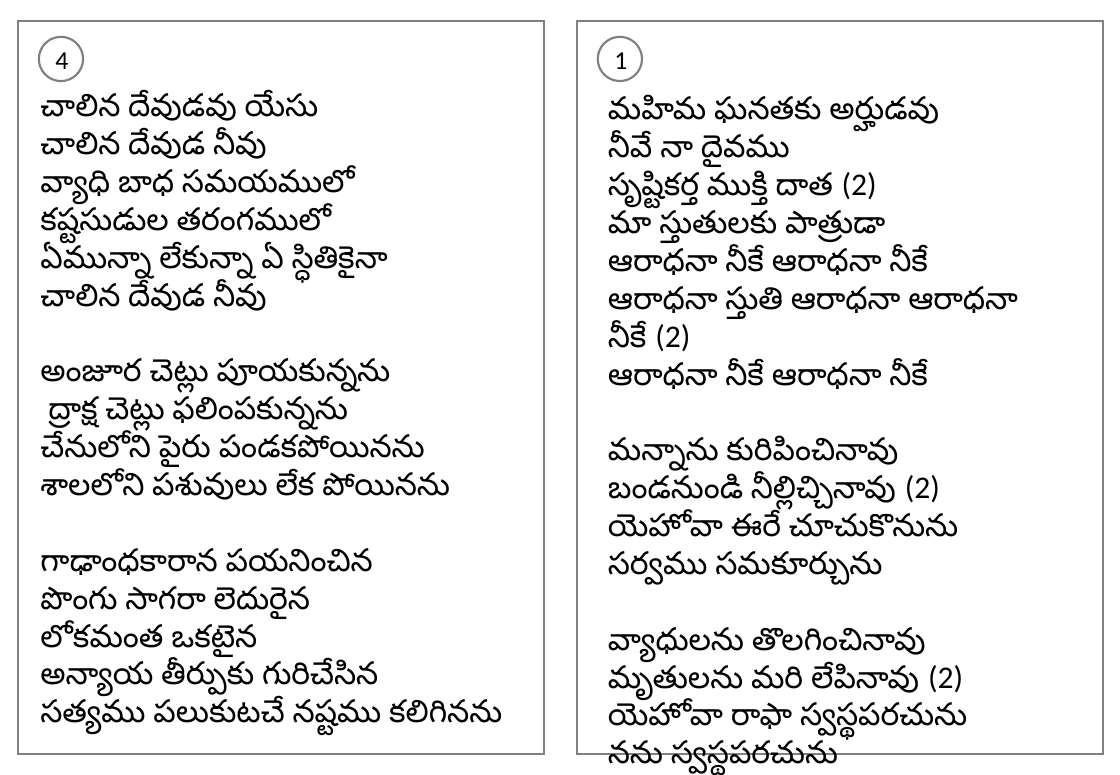
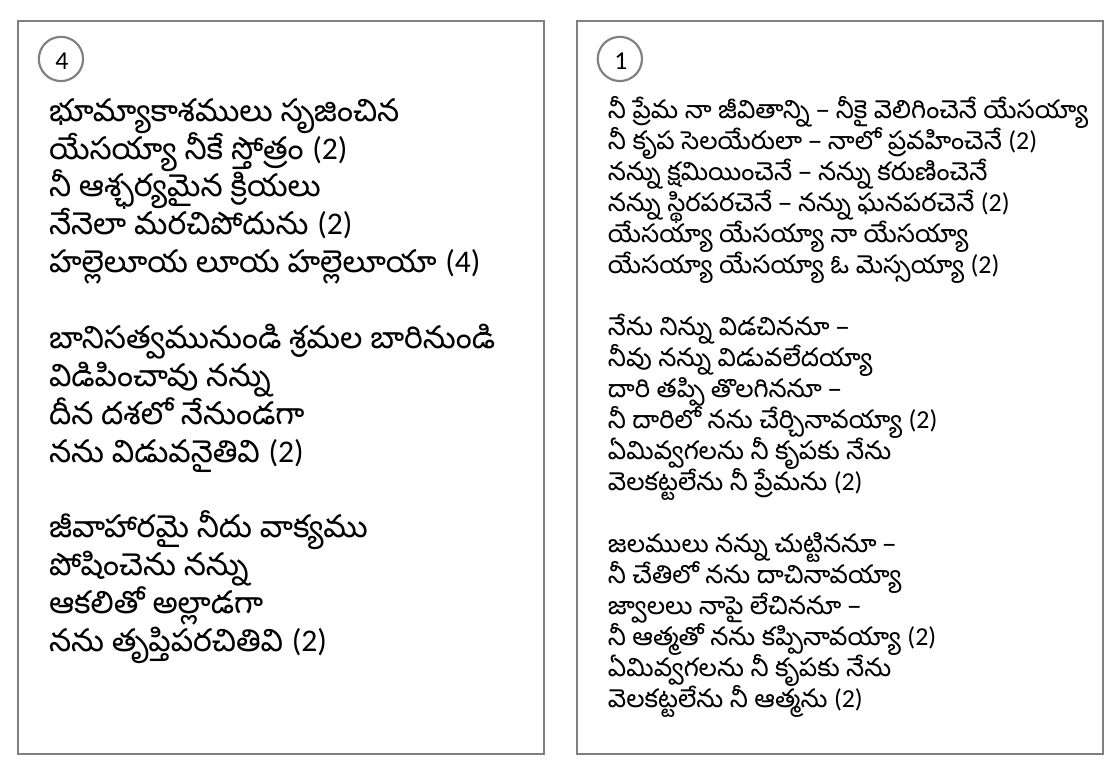
Before and after one commit to venu-webdev/songsDb, a slide deck: slide 1 of songsTemplate.pptx. Drawn at 1120x775 pixels with LibreOffice and Linux fonts; fonts in the diff are those of the drawing. Boxes give left, top, right and bottom in pixels: in the first picture for what was removed or moved away, otherwise in the second. Text is boxed around its words. In the diff, an @@ line names an element or a change of style, - is before the commit and + after.

```diff
--- a/songsTemplate.pptx
+++ b/songsTemplate.pptx
@@ text at (49,98,495,663): text changed @@
-చాలిన దేవుడవు యేసు
-చాలిన దేవుడ నీవు
-వ్యాధి బాధ సమయములో
-కష్టసుడుల తరంగములో
-ఏమున్నా లేకున్నా ఏ స్ధితికైనా
-చాలిన దేవుడ నీవు
-అంజూర చెట్లు పూయకున్నను
-ద్రాక్ష చెట్లు ఫలింపకున్నను
-చేనులోని పైరు పండకపోయినను
-శాలలోని పశువులు లేక పోయినను
-గాఢాంధకారాన పయనించిన
-పొంగు సాగరా లెదురైన
-లోకమంత ఒకటైన
-అన్యాయ తీర్పుకు గురిచేసిన
-సత్యము పలుకుటచే నష్టము కలిగినను
+భూమ్యాకాశములు సృజించిన
+యేసయ్యా నీకే స్తోత్రం (2)
+నీ ఆశ్ఛర్యమైన క్రియలు
+నేనెలా మరచిపోదును (2)
+హల్లెలూయ లూయ హల్లెలూయా (4)
+బానిసత్వమునుండి శ్రమల బారినుండి
+విడిపించావు నన్ను
+దీన దశలో నేనుండగా
+నను విడువనైతివి (2)
+జీవాహారమై నీదు వాక్యము
+పోషించెను నన్ను
+ఆకలితో అల్లాడగా
+నను తృప్తిపరచితివి (2)
@@ text at (608,99,1088,717): text changed; size 22 to 18 pt @@
-మహిమ ఘనతకు అర్హుడవు
-నీవే నా దైవము
-సృష్టికర్త ముక్తి దాత (2)
-మా స్తుతులకు పాత్రుడా
-ఆరాధనా నీకే ఆరాధనా నీకే
-ఆరాధనా స్తుతి ఆరాధనా ఆరాధనా నీకే (2)
-ఆరాధనా నీకే ఆరాధనా నీకే
-మన్నాను కురిపించినావు
-బండనుండి నీల్లిచ్చినావు (2)
-యెహోవా ఈరే చూచుకొనును
-సర్వము సమకూర్చును
-వ్యాధులను తొలగించినావు
-మృతులను మరి లేపినావు (2)
-యెహోవా రాఫా స్వస్థపరచును
-నను స్వస్థపరచును
+నీ ప్రేమ నా జీవితాన్ని – నీకై వెలిగించెనే యేసయ్యా
+నీ కృప సెలయేరులా – నాలో ప్రవహించెనే (2)
+నన్ను క్షమియించెనే – నన్ను కరుణించెనే
+నన్ను స్థిరపరచెనే – నన్ను ఘనపరచెనే (2)
+యేసయ్యా యేసయ్యా నా యేసయ్యా
+యేసయ్యా యేసయ్యా ఓ మెస్సయ్యా (2)
+నేను నిన్ను విడచిననూ –
+నీవు నన్ను విడువలేదయ్యా
+దారి తప్పి తొలగిననూ –
+నీ దారిలో నను చేర్చినావయ్యా (2)
+ఏమివ్వగలను నీ కృపకు నేను
+వెలకట్టలేను నీ ప్రేమను (2)
+జలములు నన్ను చుట్టిననూ –
+నీ చేతిలో నను దాచినావయ్యా
+జ్వాలలు నాపై లేచిననూ –
+నీ ఆత్మతో నను కప్పినావయ్యా (2)
+ఏమివ్వగలను నీ కృపకు నేను
+వెలకట్టలేను నీ ఆత్మను (2)
```
Also in this commit, not shown: 1 other slide changed, 4 other files.
